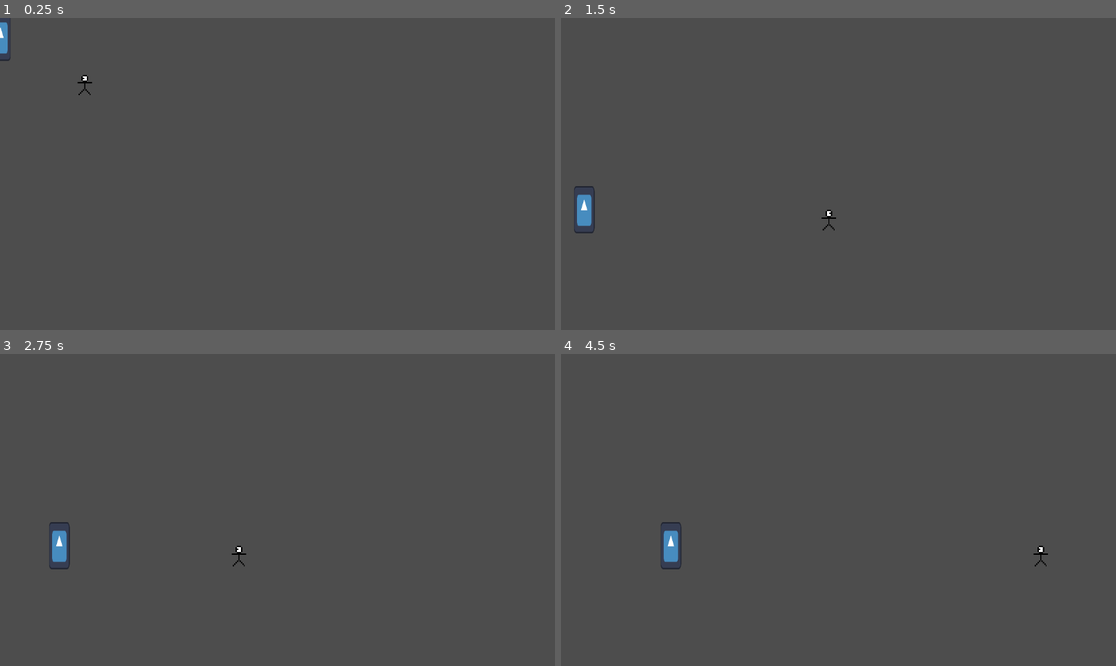
Above: before the commit, frames 1-4 (two rows, left to right).
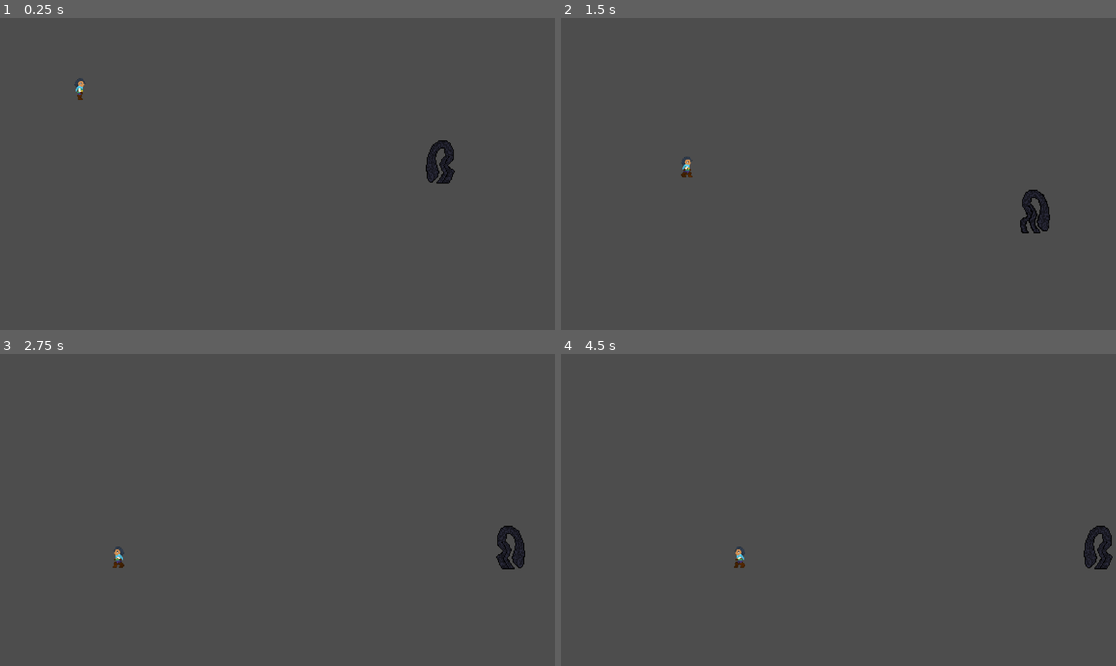
Above: after the commit, the same moments.

Repository: skullmbones/Comp-Graphics
Game: Godot game, scene res://testmain.tscn
Two runs of this game, one before a commit and one after it. Both use one fixed random seed, a clock stepped at 60 frames per second and the inputs below. The engine's default icon, where the game draws it, is replaced by a stand-in: a white triangle on a blue panel in a dark square.
Inputs:
- Up to frame 1 (0.25 s): no input
- Up to frame 2 (1.5 s): hold D (move_right) from 0.53 s (still down); tap Space (move_jump) at 0.77 s
- Up to frame 3 (2.75 s): tap Space (move_jump) at 1.52 s; release D (move_right) at 2.03 s; hold A (move_left) from 2.03 s (still down)
- Up to frame 4 (4.5 s): release A (move_left) at 2.78 s; hold D (move_right) 2.78-4.28 s; tap Space (move_jump) at 3.02, 3.77 s; hold A (move_left) from 4.28 s (still down)

The runs differ from the first frame. In frame 1, 0.8% of the frame differs, in the area x 0-82%, y 0-54%; in frame 2, 1.0%, in the area x 2-89%, y 44-70%; in frame 3, 1.0%; in frame 4, 1.0%.

Commit message:
animations

Diff:
--- a/enemy.gd
+++ b/enemy.gd
@@ -40,6 +40,15 @@
 			_patrol()
 		State.CHASE:
 			_chase()
+
+	if velocity.x > 0:
+		$AnimatedSprite2D.play("walk")
+	else:
+		$AnimatedSprite2D.play("default")
+	if dir == 1:
+		$AnimatedSprite2D.flip_h = false
+	elif dir == -1:
+		$AnimatedSprite2D.flip_h = true
 
 	move_and_slide()
 
--- a/player.gd
+++ b/player.gd
@@ -1,6 +1,6 @@
 extends CharacterBody2D
 
-@export var speed = 400
+@export var speed = 200
 @export var jump_velocity = -500
 var gravity = ProjectSettings.get_setting("physics/2d/default_gravity")
 var max_health = 100
@@ -22,13 +22,15 @@
 
 	var direction = Input.get_axis("move_left", "move_right")
 	if direction == 1:
+		get_node("AnimatedSprite2D").flip_h = false
+	elif direction == -1:
 		get_node("AnimatedSprite2D").flip_h = true
-	elif direction == -1:
-		get_node("AnimatedSprite2D").flip_h = false
 	if direction:
 		velocity.x = direction * speed
+		$AnimatedSprite2D.play("walk")
 	else:
 		velocity.x = move_toward(velocity.x, 0, speed)
+		$AnimatedSprite2D.play("default")
 
 	position = position.clamp(Vector2.ZERO, screen_size)
 
--- a/player.tscn
+++ b/player.tscn
@@ -1,17 +1,70 @@
 [gd_scene format=3 uid="uid://c88voq5qyiykq"]
 
-[ext_resource type="Texture2D" uid="uid://datjoma1hax56" path="res://CharacterPlaceholder.png" id="1_4flbx"]
 [ext_resource type="Script" uid="uid://cumvs2k85bfw0" path="res://player.gd" id="1_onrkg"]
+[ext_resource type="Texture2D" uid="uid://cp6bdmg61a0vf" path="res://Assets/Player/playerstand.png" id="2_onrkg"]
+[ext_resource type="Texture2D" uid="uid://djguxaur8jb1t" path="res://Assets/Player/Walk/playerwalk1.png" id="3_bwjto"]
+[ext_resource type="Texture2D" uid="uid://dvsmixv27kdtp" path="res://Assets/Player/Walk/playerwalk2.png" id="4_606se"]
+[ext_resource type="Texture2D" uid="uid://d2jdlclb5dcjr" path="res://Assets/Player/Walk/playerwalk3.png" id="5_u1c27"]
+[ext_resource type="Texture2D" uid="uid://bo5ww4ikcg6y0" path="res://Assets/Player/Walk/playerwalk4.png" id="6_op7ga"]
+[ext_resource type="Texture2D" uid="uid://khaatgy4otik" path="res://Assets/Player/Walk/playerwalk5.png" id="7_q13i1"]
+[ext_resource type="Texture2D" uid="uid://bil6hxq3ssoo8" path="res://Assets/Player/Walk/playerwalk6.png" id="8_pylmc"]
+[ext_resource type="Texture2D" uid="uid://ccx3ph33ee8ql" path="res://Assets/Player/Walk/playerwalk7.png" id="9_pbfsw"]
+[ext_resource type="Texture2D" uid="uid://blhjw6cxj1jtg" path="res://Assets/Player/Walk/playerwalk8.png" id="10_5tmop"]
+[ext_resource type="Texture2D" uid="uid://ds23rv3gc3lts" path="res://Assets/Player/Walk/playerwalk9.png" id="11_7ahtn"]
+[ext_resource type="Texture2D" uid="uid://f1pdtrg7ic4f" path="res://Assets/Player/Walk/playerwalk10.png" id="12_7lmhl"]
+[ext_resource type="Texture2D" uid="uid://cowah1mme7c7l" path="res://Assets/Player/Walk/playerwalk11.png" id="13_dx0e4"]
+[ext_resource type="Texture2D" uid="uid://b7nxv1c31i7xt" path="res://Assets/Player/Walk/playerwalk12.png" id="14_jm5j8"]
 
 [sub_resource type="SpriteFrames" id="SpriteFrames_onrkg"]
 animations = [{
 "frames": [{
 "duration": 1.0,
-"texture": ExtResource("1_4flbx")
+"texture": ExtResource("2_onrkg")
 }],
 "loop": true,
 "name": &"default",
 "speed": 5.0
+}, {
+"frames": [{
+"duration": 1.0,
+"texture": ExtResource("3_bwjto")
+}, {
+"duration": 1.0,
+"texture": ExtResource("4_606se")
+}, {
+"duration": 1.0,
+"texture": ExtResource("5_u1c27")
+}, {
+"duration": 1.0,
+"texture": ExtResource("6_op7ga")
+}, {
+"duration": 1.0,
+"texture": ExtResource("7_q13i1")
+}, {
+"duration": 1.0,
+"texture": ExtResource("8_pylmc")
+}, {
+"duration": 1.0,
+"texture": ExtResource("9_pbfsw")
+}, {
+"duration": 1.0,
+"texture": ExtResource("10_5tmop")
+}, {
+"duration": 1.0,
+"texture": ExtResource("11_7ahtn")
+}, {
+"duration": 1.0,
+"texture": ExtResource("12_7lmhl")
+}, {
+"duration": 1.0,
+"texture": ExtResource("13_dx0e4")
+}, {
+"duration": 1.0,
+"texture": ExtResource("14_jm5j8")
+}],
+"loop": true,
+"name": &"walk",
+"speed": 10.0
 }]
 
 [sub_resource type="CapsuleShape2D" id="CapsuleShape2D_i3pqv"]
@@ -29,9 +82,14 @@
 [node name="AnimatedSprite2D" type="AnimatedSprite2D" parent="." unique_id=1671416565]
 texture_filter = 1
 position = Vector2(-0.01201725, 0.097383976)
+scale = Vector2(0.5192693, 0.47136202)
 sprite_frames = SubResource("SpriteFrames_onrkg")
+animation = &"walk"
+frame = 3
+frame_progress = 0.06810966
 
 [node name="CollisionShape2D" type="CollisionShape2D" parent="." unique_id=340098153]
+scale = Vector2(1, 0.9599999)
 shape = SubResource("CapsuleShape2D_i3pqv")
 
 [node name="Hurtbox" type="Area2D" parent="." unique_id=151672772]
--- a/testmain.tscn
+++ b/testmain.tscn
@@ -2,14 +2,251 @@
 
 [ext_resource type="PackedScene" uid="uid://c88voq5qyiykq" path="res://player.tscn" id="1_lc8tu"]
 [ext_resource type="Script" uid="uid://yih7hoexa30w" path="res://enemy.gd" id="2_s57mk"]
-[ext_resource type="Texture2D" uid="uid://duj6cri6cpv1w" path="res://icon.svg" id="3_e4sdq"]
+[ext_resource type="Texture2D" uid="uid://extiqhkws2y1" path="res://Assets/Upside Downer/UDstandright.png" id="3_54qtu"]
+[ext_resource type="Texture2D" uid="uid://bk25f0pqsqpyl" path="res://Assets/Upside Downer/Kill/UDkill1.png" id="4_qs81r"]
+[ext_resource type="Texture2D" uid="uid://cy1ylif2d6mbk" path="res://Assets/Upside Downer/Walk/UDwalk1.png" id="4_yjnjh"]
+[ext_resource type="Texture2D" uid="uid://cf0a4nwkx3mso" path="res://Assets/Upside Downer/Walk/UDwalk2.png" id="5_bm5qh"]
+[ext_resource type="Texture2D" uid="uid://b870h7nowlcbm" path="res://Assets/Upside Downer/Kill/UDkill2.png" id="5_na6my"]
+[ext_resource type="Texture2D" uid="uid://b0mjuxw0p611d" path="res://Assets/Upside Downer/Walk/UDwalk3.png" id="6_caei8"]
+[ext_resource type="Texture2D" uid="uid://br0bswqx2n1u3" path="res://Assets/Upside Downer/Kill/UDkill3.png" id="6_d443u"]
+[ext_resource type="Texture2D" uid="uid://djq77vxlafoc7" path="res://Assets/Upside Downer/Walk/UDwalk4.png" id="7_0be5r"]
+[ext_resource type="Texture2D" uid="uid://dlw4efjpis4jw" path="res://Assets/Upside Downer/Kill/UDkill4.png" id="7_fgn3h"]
+[ext_resource type="Texture2D" uid="uid://dy1663mocwr0k" path="res://Assets/Upside Downer/Kill/UDkill5.png" id="8_0brfu"]
+[ext_resource type="Texture2D" uid="uid://c24evo4k2nul0" path="res://Assets/Upside Downer/Walk/UDwalk5.png" id="8_8sts7"]
+[ext_resource type="Texture2D" uid="uid://dqiecppawwvdd" path="res://Assets/Upside Downer/Walk/UDwalk6.png" id="9_o8b5i"]
+[ext_resource type="Texture2D" uid="uid://b2myccedk4iq" path="res://Assets/Upside Downer/Kill/UDkill6.png" id="9_ylfqa"]
+[ext_resource type="Texture2D" uid="uid://2shuemgnchbk" path="res://Assets/Upside Downer/Walk/UDwalk7.png" id="10_re5xu"]
+[ext_resource type="Texture2D" uid="uid://ds5a477081mpj" path="res://Assets/Upside Downer/Kill/UDkill7.png" id="10_ug6is"]
+[ext_resource type="Texture2D" uid="uid://bqyux3xyhwlq3" path="res://Assets/Upside Downer/Kill/UDkill8.png" id="11_irx12"]
+[ext_resource type="Texture2D" uid="uid://3hsg2lujjmsx" path="res://Assets/Upside Downer/Walk/UDwalk8.png" id="11_mvv7g"]
+[ext_resource type="Texture2D" uid="uid://cxeufbvj2ehy3" path="res://Assets/Upside Downer/Kill/UDkill9.png" id="12_rn6st"]
+[ext_resource type="Texture2D" uid="uid://dn6cxm1h6yu58" path="res://Assets/Upside Downer/Walk/UDwalk9.png" id="12_w0dc8"]
+[ext_resource type="Texture2D" uid="uid://bxp6a6xg2ghft" path="res://Assets/Upside Downer/Kill/UDkill10.png" id="13_lpsi0"]
+[ext_resource type="Texture2D" uid="uid://b33c67cox7a7y" path="res://Assets/Upside Downer/Walk/UDwalk10.png" id="13_xh41k"]
+[ext_resource type="Texture2D" uid="uid://bprewiplubqpf" path="res://Assets/Upside Downer/Kill/UDkill11.png" id="14_nn5yu"]
+[ext_resource type="Texture2D" uid="uid://ytbspa8e7pfn" path="res://Assets/Upside Downer/Walk/UDwalk11.png" id="14_rygvj"]
+[ext_resource type="Texture2D" uid="uid://smfyc4fl3o83" path="res://Assets/Upside Downer/Walk/UDwalk12.png" id="15_lhj7c"]
+[ext_resource type="Texture2D" uid="uid://dkudrvgs1aqdo" path="res://Assets/Upside Downer/Kill/UDkill12.png" id="15_lylyd"]
+[ext_resource type="Texture2D" uid="uid://nslehpknlo1w" path="res://Assets/Upside Downer/Kill/UDkill13.png" id="16_6032m"]
+[ext_resource type="Texture2D" uid="uid://ci3lygkb1yk7r" path="res://Assets/Upside Downer/Walk/UDwalk13.png" id="16_x7wjx"]
+[ext_resource type="Texture2D" uid="uid://cbemeewlupale" path="res://Assets/Upside Downer/Kill/UDkill14.png" id="17_hbr56"]
+[ext_resource type="Texture2D" uid="uid://cnxyjy878ku74" path="res://Assets/Upside Downer/Walk/UDwalk14.png" id="17_ytu0b"]
+[ext_resource type="Texture2D" uid="uid://bxy4noixo1vle" path="res://Assets/Upside Downer/Walk/UDwalk15.png" id="18_edoph"]
+[ext_resource type="Texture2D" uid="uid://mccas1sm16u2" path="res://Assets/Upside Downer/Kill/UDkill15.png" id="18_yiuvn"]
+[ext_resource type="Texture2D" uid="uid://c7y8comln0muf" path="res://Assets/Upside Downer/Walk/UDwalk16.png" id="19_07obt"]
+[ext_resource type="Texture2D" uid="uid://cf1dbvxl6of10" path="res://Assets/Upside Downer/Kill/UDkill16.png" id="19_pssqh"]
+[ext_resource type="Texture2D" uid="uid://bbgnhc3l8ym1t" path="res://Assets/Upside Downer/Kill/UDkill17.png" id="20_7g68h"]
+[ext_resource type="Texture2D" uid="uid://soxoqxvphed2" path="res://Assets/Upside Downer/Walk/UDwalk17.png" id="20_sm3ea"]
+[ext_resource type="Texture2D" uid="uid://bsakspeam4w6d" path="res://Assets/Upside Downer/Kill/UDkill18.png" id="21_5rhl3"]
+[ext_resource type="Texture2D" uid="uid://byxmuji3k6rh8" path="res://Assets/Upside Downer/Walk/UDwalk18.png" id="21_kacqy"]
+[ext_resource type="Texture2D" uid="uid://c8thikpovpx1v" path="res://Assets/Upside Downer/Kill/UDkill19.png" id="22_1uimc"]
+[ext_resource type="Texture2D" uid="uid://cx1xp46egraj0" path="res://Assets/Upside Downer/Walk/UDwalk19.png" id="22_r3rlf"]
+[ext_resource type="Texture2D" uid="uid://c4vkut3wiyhbj" path="res://Assets/Upside Downer/Kill/UDkill20.png" id="23_0v2f8"]
+[ext_resource type="Texture2D" uid="uid://dw5p737u1jqvy" path="res://Assets/Upside Downer/Walk/UDwalk20.png" id="23_kg30t"]
+[ext_resource type="Texture2D" uid="uid://d2c8ln33w3qsx" path="res://Assets/Upside Downer/Walk/UDwalk21.png" id="24_ii56u"]
+[ext_resource type="Texture2D" uid="uid://1xvqygixgrj5" path="res://Assets/Upside Downer/Kill/UDkill21.png" id="24_xk8yu"]
+[ext_resource type="Texture2D" uid="uid://csn7dnj1u3vbb" path="res://Assets/Upside Downer/Walk/UDwalk22.png" id="25_405hu"]
+[ext_resource type="Texture2D" uid="uid://dtat3ly5trfll" path="res://Assets/Upside Downer/Kill/UDkill22.png" id="25_fjdol"]
+[ext_resource type="Texture2D" uid="uid://dr8g4qrbt3amd" path="res://Assets/Upside Downer/Kill/UDkill23.png" id="26_0be8j"]
+[ext_resource type="Texture2D" uid="uid://hl8k8fwc0l3v" path="res://Assets/Upside Downer/Walk/UDwalk23.png" id="26_18ilx"]
+[ext_resource type="Texture2D" uid="uid://defm4g6ww2rc3" path="res://Assets/Upside Downer/Kill/UDkill24.png" id="27_jowxc"]
+[ext_resource type="Texture2D" uid="uid://c32k7cjfjpucy" path="res://Assets/Upside Downer/Walk/UDwalk24.png" id="27_ou7sy"]
+[ext_resource type="Texture2D" uid="uid://buvr0nnb3j010" path="res://Assets/Upside Downer/Kill/UDkill25.png" id="28_egaa8"]
+[ext_resource type="Texture2D" uid="uid://dvu0xjmvm5soi" path="res://Assets/Upside Downer/Kill/UDkill26.png" id="29_gl14d"]
+[ext_resource type="Texture2D" uid="uid://dqv87851cdo41" path="res://Assets/Upside Downer/Kill/UDkill27.png" id="30_rrvlc"]
+[ext_resource type="Texture2D" uid="uid://hsjwvxh3v1hg" path="res://Assets/Upside Downer/Kill/UDkill28.png" id="31_6gaqd"]
+[ext_resource type="Texture2D" uid="uid://bqupir78kg0it" path="res://Assets/Upside Downer/Kill/UDkill29.png" id="32_30e63"]
+[ext_resource type="Texture2D" uid="uid://bdonwo1d6a6s7" path="res://Assets/Upside Downer/Kill/UDkill30.png" id="33_rql44"]
 
 [sub_resource type="RectangleShape2D" id="RectangleShape2D_lc8tu"]
-size = Vector2(492.15582, 20)
+size = Vector2(284.17633, 20)
 
 [sub_resource type="CapsuleShape2D" id="CapsuleShape2D_e4sdq"]
 
 [sub_resource type="CircleShape2D" id="CircleShape2D_e4sdq"]
+
+[sub_resource type="SpriteFrames" id="SpriteFrames_0tqa5"]
+animations = [{
+"frames": [{
+"duration": 1.0,
+"texture": ExtResource("3_54qtu")
+}],
+"loop": true,
+"name": &"default",
+"speed": 5.0
+}, {
+"frames": [{
+"duration": 1.0,
+"texture": ExtResource("4_qs81r")
+}, {
+"duration": 1.0,
+"texture": ExtResource("5_na6my")
+}, {
+"duration": 1.0,
+"texture": ExtResource("6_d443u")
+}, {
+"duration": 1.0,
+"texture": ExtResource("7_fgn3h")
+}, {
+"duration": 1.0,
+"texture": ExtResource("8_0brfu")
+}, {
+"duration": 1.0,
+"texture": ExtResource("9_ylfqa")
+}, {
+"duration": 1.0,
+"texture": ExtResource("10_ug6is")
+}, {
+"duration": 1.0,
+"texture": ExtResource("11_irx12")
+}, {
+"duration": 1.0,
+"texture": ExtResource("12_rn6st")
+}, {
+"duration": 1.0,
+"texture": ExtResource("13_lpsi0")
+}, {
+"duration": 1.0,
+"texture": ExtResource("14_nn5yu")
+}, {
+"duration": 1.0,
+"texture": ExtResource("15_lylyd")
+}, {
+"duration": 1.0,
+"texture": ExtResource("16_6032m")
+}, {
+"duration": 1.0,
+"texture": ExtResource("17_hbr56")
+}, {
+"duration": 1.0,
+"texture": ExtResource("18_yiuvn")
+}, {
+"duration": 1.0,
+"texture": ExtResource("19_pssqh")
+}, {
+"duration": 1.0,
+"texture": ExtResource("20_7g68h")
+}, {
+"duration": 1.0,
+"texture": ExtResource("21_5rhl3")
+}, {
+"duration": 1.0,
+"texture": ExtResource("22_1uimc")
+}, {
+"duration": 1.0,
+"texture": ExtResource("23_0v2f8")
+}, {
+"duration": 1.0,
+"texture": ExtResource("24_xk8yu")
+}, {
+"duration": 1.0,
+"texture": ExtResource("25_fjdol")
+}, {
+"duration": 1.0,
+"texture": ExtResource("26_0be8j")
+}, {
+"duration": 1.0,
+"texture": ExtResource("27_jowxc")
+}, {
+"duration": 1.0,
+"texture": ExtResource("28_egaa8")
+}, {
+"duration": 1.0,
+"texture": ExtResource("29_gl14d")
+}, {
+"duration": 1.0,
+"texture": ExtResource("30_rrvlc")
+}, {
+"duration": 1.0,
+"texture": ExtResource("31_6gaqd")
+}, {
+"duration": 1.0,
+"texture": ExtResource("32_30e63")
+}, {
+"duration": 1.0,
+"texture": ExtResource("33_rql44")
+}],
+"loop": true,
+"name": &"kill",
+"speed": 10.0
+}, {
+"frames": [{
+"duration": 1.0,
+"texture": ExtResource("4_yjnjh")
+}, {
+"duration": 1.0,
+"texture": ExtResource("5_bm5qh")
+}, {
+"duration": 1.0,
+"texture": ExtResource("6_caei8")
+}, {
+"duration": 1.0,
+"texture": ExtResource("7_0be5r")
+}, {
+"duration": 1.0,
+"texture": ExtResource("8_8sts7")
+}, {
+"duration": 1.0,
+"texture": ExtResource("9_o8b5i")
+}, {
+"duration": 1.0,
+"texture": ExtResource("10_re5xu")
+}, {
+"duration": 1.0,
+"texture": ExtResource("11_mvv7g")
+}, {
+"duration": 1.0,
+"texture": ExtResource("12_w0dc8")
+}, {
+"duration": 1.0,
+"texture": ExtResource("13_xh41k")
+}, {
+"duration": 1.0,
+"texture": ExtResource("14_rygvj")
+}, {
+"duration": 1.0,
+"texture": ExtResource("15_lhj7c")
+}, {
+"duration": 1.0,
+"texture": ExtResource("16_x7wjx")
+}, {
+"duration": 1.0,
+"texture": ExtResource("17_ytu0b")
+}, {
+"duration": 1.0,
+"texture": ExtResource("18_edoph")
+}, {
+"duration": 1.0,
+"texture": ExtResource("19_07obt")
+}, {
+"duration": 1.0,
+"texture": ExtResource("20_sm3ea")
+}, {
+"duration": 1.0,
+"texture": ExtResource("21_kacqy")
+}, {
+"duration": 1.0,
+"texture": ExtResource("22_r3rlf")
+}, {
+"duration": 1.0,
+"texture": ExtResource("23_kg30t")
+}, {
+"duration": 1.0,
+"texture": ExtResource("24_ii56u")
+}, {
+"duration": 1.0,
+"texture": ExtResource("25_405hu")
+}, {
+"duration": 1.0,
+"texture": ExtResource("26_18ilx")
+}, {
+"duration": 1.0,
+"texture": ExtResource("27_ou7sy")
+}],
+"loop": true,
+"name": &"walk",
+"speed": 10.0
+}]
 
 [sub_resource type="RectangleShape2D" id="RectangleShape2D_e4sdq"]
 
@@ -17,18 +254,20 @@
 scale = Vector2(1.3418899, 3.0657997)
 
 [node name="Player" parent="." unique_id=2117267111 groups=["player"] instance=ExtResource("1_lc8tu")]
-position = Vector2(131.15831, 34.574993)
-scale = Vector2(2.0731134, 1)
+position = Vector2(123.706116, 37.184425)
+scale = Vector2(2.0702717, 1)
+speed = 100
 
 [node name="Area2D" type="StaticBody2D" parent="." unique_id=1547490194]
 
 [node name="CollisionShape2D" type="CollisionShape2D" parent="Area2D" unique_id=2001653828]
 modulate = Color(0, 0, 0, 1)
-position = Vector2(276.47574, 174.83203)
-scale = Vector2(3, 3)
+position = Vector2(429.9907, 174.83203)
+scale = Vector2(3.0000005, 3)
 shape = SubResource("RectangleShape2D_lc8tu")
 
 [node name="enemy" type="CharacterBody2D" parent="." unique_id=1536292073]
+position = Vector2(680.3837, 83.17569)
 script = ExtResource("2_s57mk")
 
 [node name="CollisionShape2D" type="CollisionShape2D" parent="enemy" unique_id=1386002991]
@@ -47,9 +286,10 @@
 shape = SubResource("CircleShape2D_e4sdq")
 debug_color = Color(0.3866088, 0.4454574, 0.2274054, 0.41960785)
 
-[node name="Sprite2D" type="Sprite2D" parent="enemy" unique_id=371119148]
-scale = Vector2(0.25, 0.25)
-texture = ExtResource("3_e4sdq")
+[node name="AnimatedSprite2D" type="AnimatedSprite2D" parent="enemy" unique_id=2069117506]
+texture_filter = 1
+scale = Vector2(1.4728231, 0.6632048)
+sprite_frames = SubResource("SpriteFrames_0tqa5")
 
 [node name="Hitbox" type="Area2D" parent="enemy" unique_id=1124123421]
 collision_layer = 2
Renamed: CharacterPlaceholder.png -> Assets/CharacterPlaceholder.png
Not shown, added: Assets/CharacterPlaceholder.png.import
Binary file added: Assets/Player/Walk/playerwalk1.png
Not shown, added: Assets/Player/Walk/playerwalk1.png.import
Binary file added: Assets/Player/Walk/playerwalk10.png
Not shown, added: Assets/Player/Walk/playerwalk10.png.import
Binary file added: Assets/Player/Walk/playerwalk11.png
Not shown, added: Assets/Player/Walk/playerwalk11.png.import
Binary file added: Assets/Player/Walk/playerwalk12.png
Not shown, added: Assets/Player/Walk/playerwalk12.png.import
Binary file added: Assets/Player/Walk/playerwalk2.png
Not shown, added: Assets/Player/Walk/playerwalk2.png.import
(and 130 more such lines)
